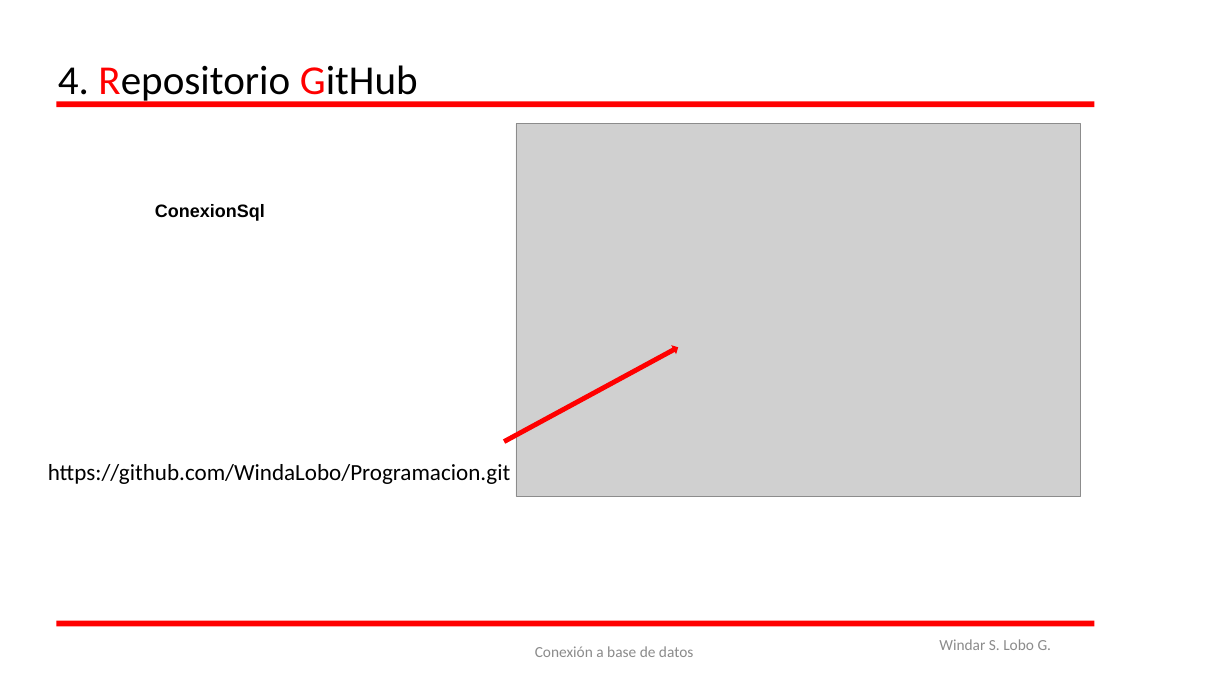
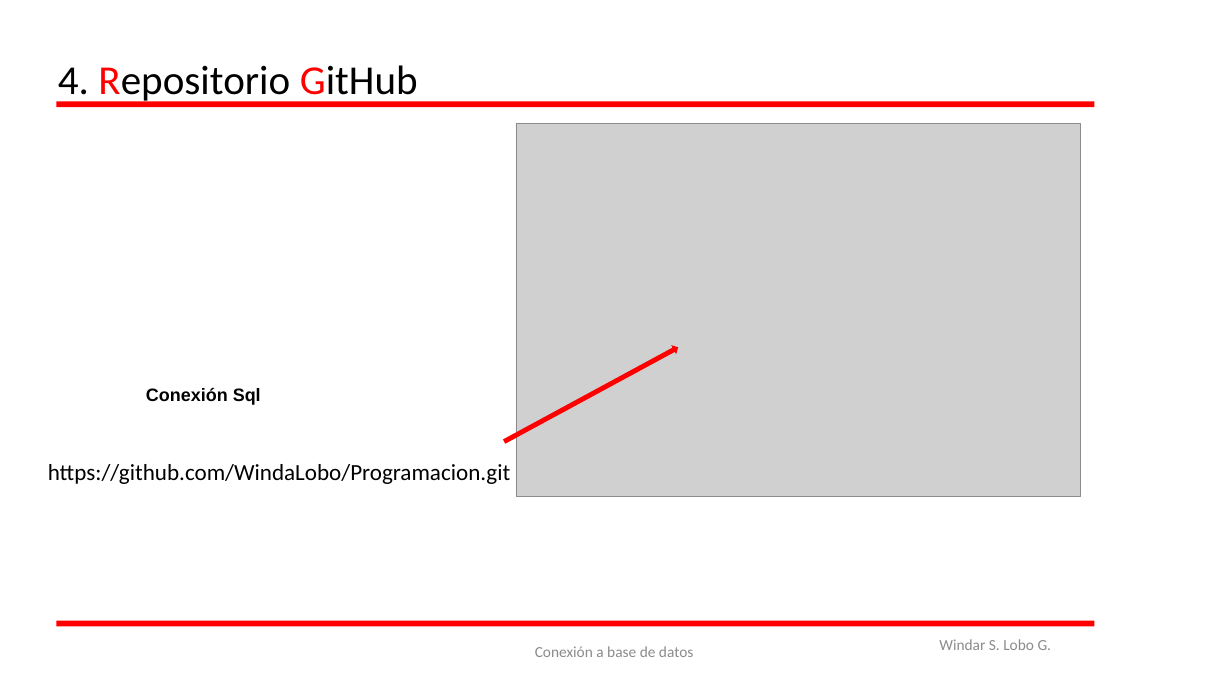
Before and after one commit to WindaLobo/Programacion, a slide deck: slide 19 of Programacion_3_Evaluacion/ConexionSql/BaseDeDatos.pptx (slide 12 before the commit). Drawn at 1232x693 pixels with LibreOffice and Linux fonts; fonts in the diff are those of the drawing; grey boxes stand for pictures. Boxes give left, top, right and bottom in pixels: in the first picture for what was removed or moved away, otherwise in the second. Text is boxed around its words. In the diff, an @@ line names an element or a change of style, - is before the commit and + after.

```diff
--- a/Programacion_3_Evaluacion/ConexionSql/BaseDeDatos.pptx
+++ b/Programacion_3_Evaluacion/ConexionSql/BaseDeDatos.pptx
@@ text removed at box(155, 204, 265, 221) @@
-ConexionSql
@@ text added at box(146, 387, 261, 405), 14 pt, text #000000, bold @@
+Conexión Sql
```
Also in this commit, not shown: 7 other slides changed, 8 slides added, 1 slide removed.
